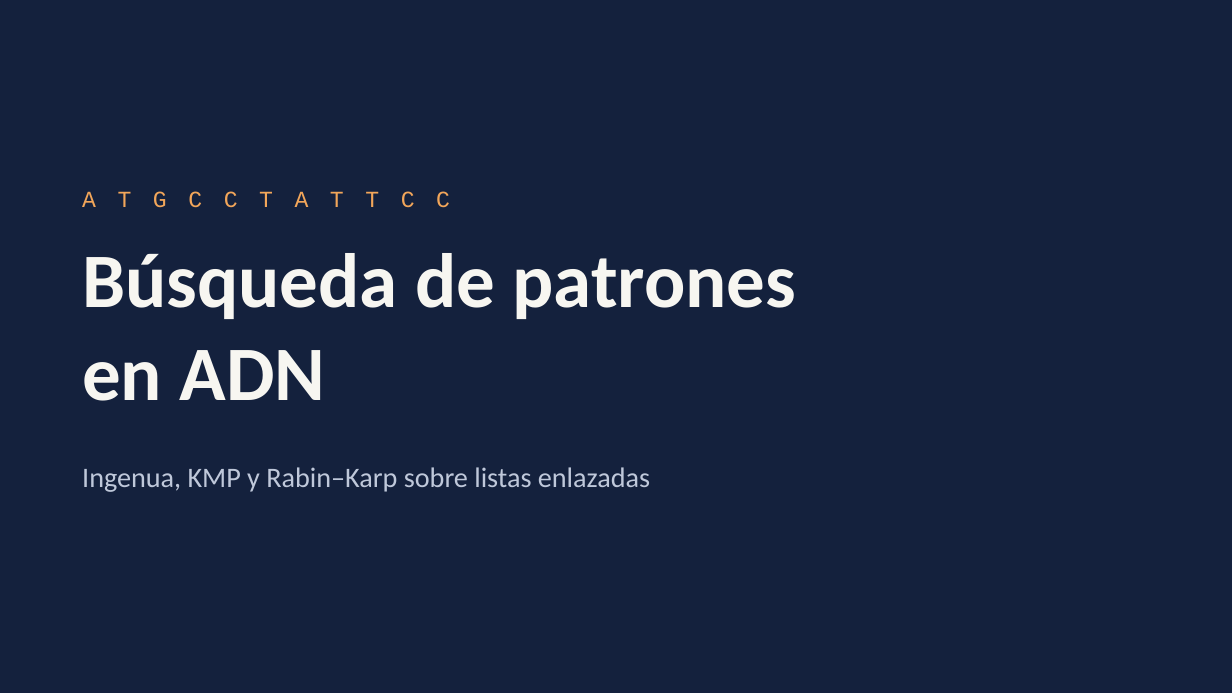
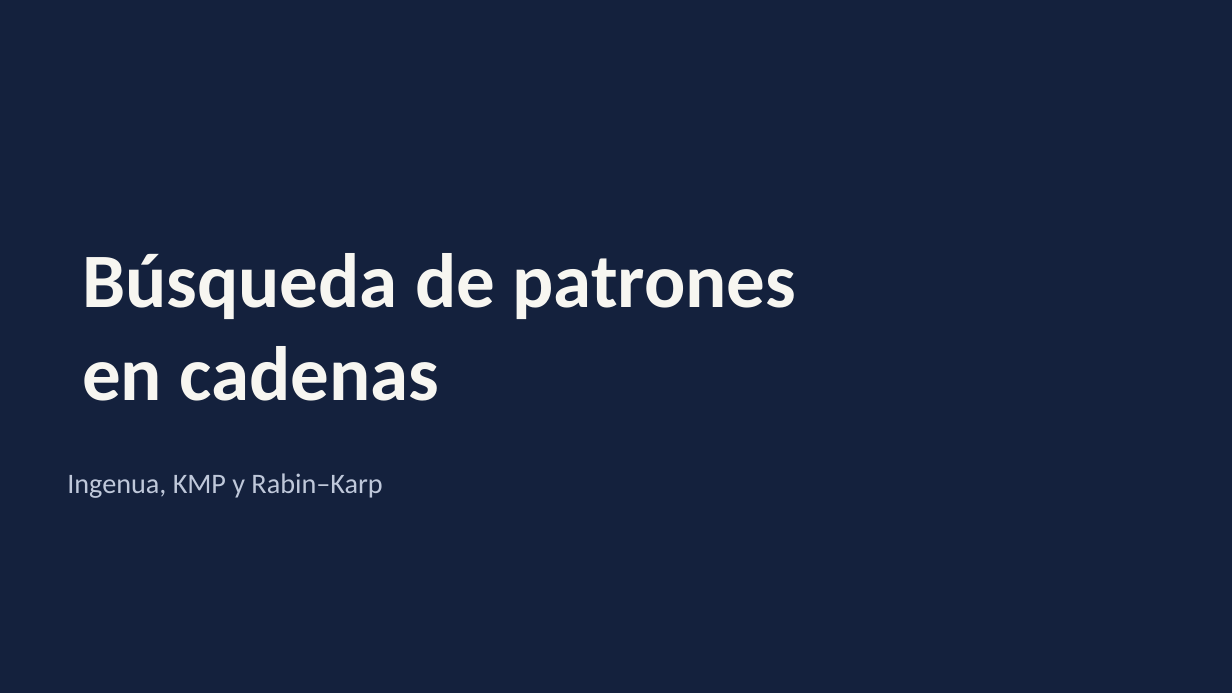
Before and after one commit to rolandramirez491/busqueda-patrones-adn, a slide deck: slide 1 of Presentacion_Busqueda_Patrones.pptx. Drawn at 1232x693 pixels with LibreOffice and Linux fonts; fonts in the diff are those of the drawing. Boxes give left, top, right and bottom in pixels: in the first picture for what was removed or moved away, otherwise in the second. Text is boxed around its words. In the diff, an @@ line names an element or a change of style, - is before the commit and + after.

```diff
--- a/Presentacion_Busqueda_Patrones.pptx
+++ b/Presentacion_Busqueda_Patrones.pptx
@@ text removed at (x1=82, y1=191, x2=450, y2=208) @@
-A T G C C T A T T C C
@@ text at (x1=82, y1=346, x2=440, y2=401): text changed @@
-en ADN
+en cadenas
@@ text at (x1=67, y1=473, x2=382, y2=498): text changed @@
-Ingenua, KMP y Rabin–Karp sobre listas enlazadas
+Ingenua, KMP y Rabin–Karp
```
Also in this commit, not shown: 7 other slides changed, 29 slides added, 1 slide removed, 1 other file.
